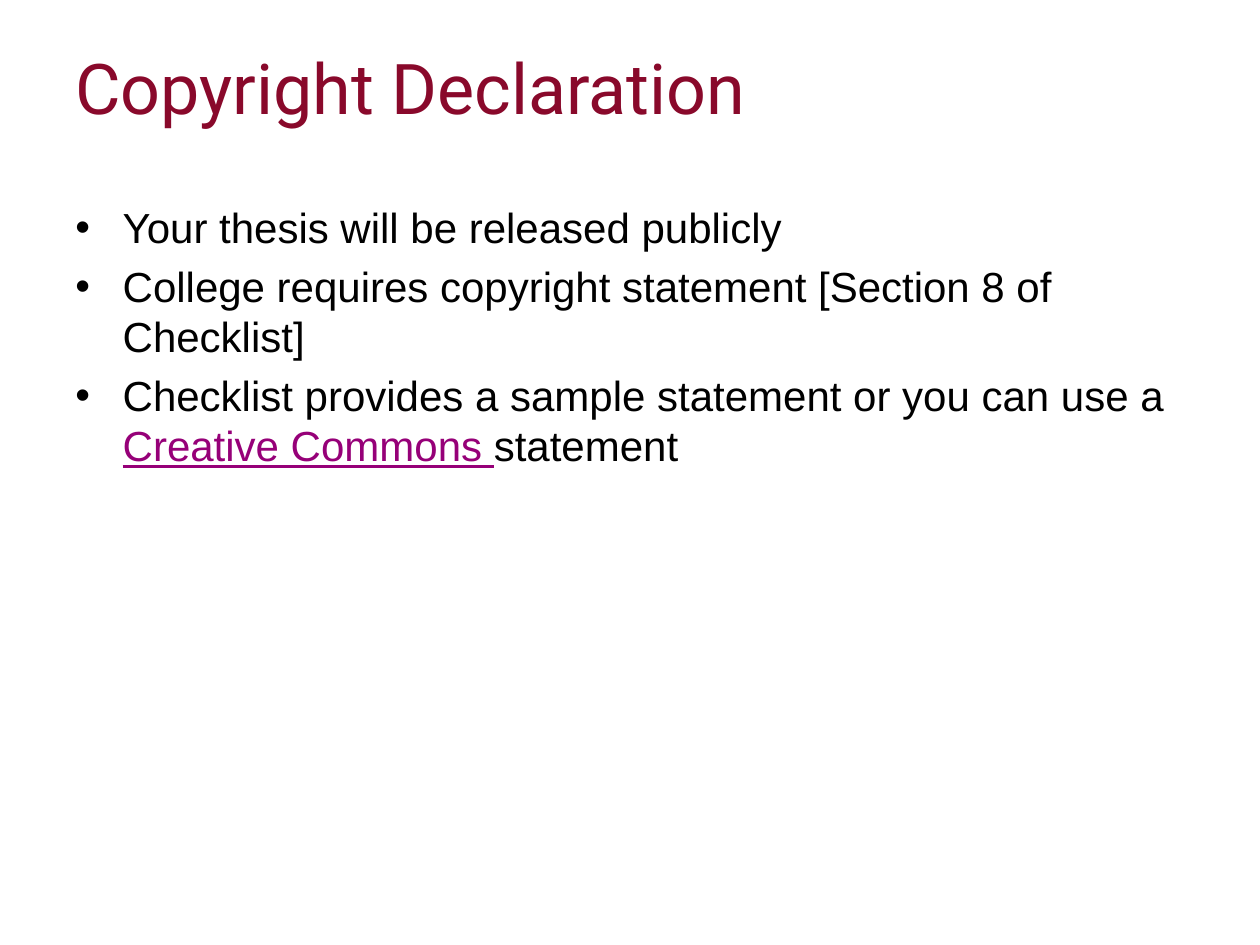
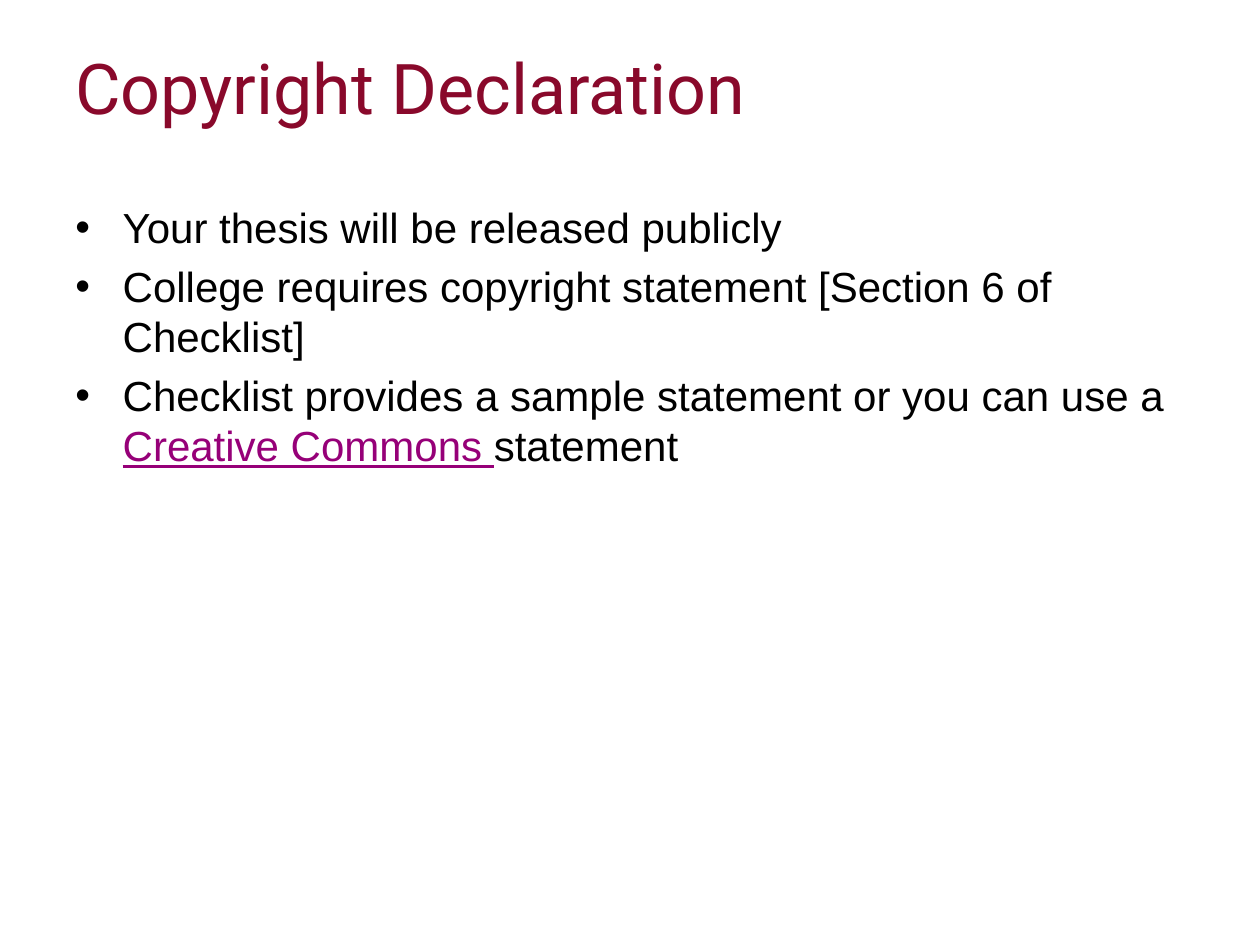
Before and after one commit to ImperialCollegeLondon/RCDS-writing-theses-in-latex, a slide deck: slide 16 of Writing Theses in Latex Slides.pptx (slide 15 before the commit). Drawn at 1260x945 pixels with LibreOffice and Linux fonts; fonts in the diff are those of the drawing; background and template pictures are left out. Boxes give left, top, right and bottom in pixels: in the first picture for what was removed or moved away, otherwise in the second. Text is boxed around its words. In the diff, an @@ line names an element or a change of style, - is before the commit and + after.

```diff
--- a/Writing Theses in Latex Slides.pptx
+++ b/Writing Theses in Latex Slides.pptx
@@ text at [123, 271, 1051, 361]: text changed @@
-• College requires copyright statement [Section 8 of Checklist]
+• College requires copyright statement [Section 6 of Checklist]
```
Also in this commit, not shown: 13 other slides changed.
